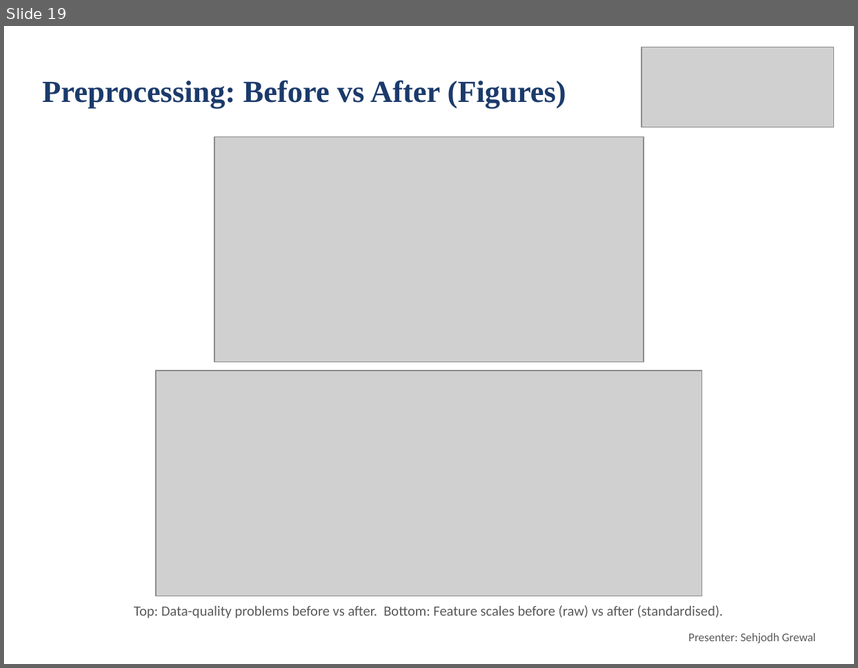
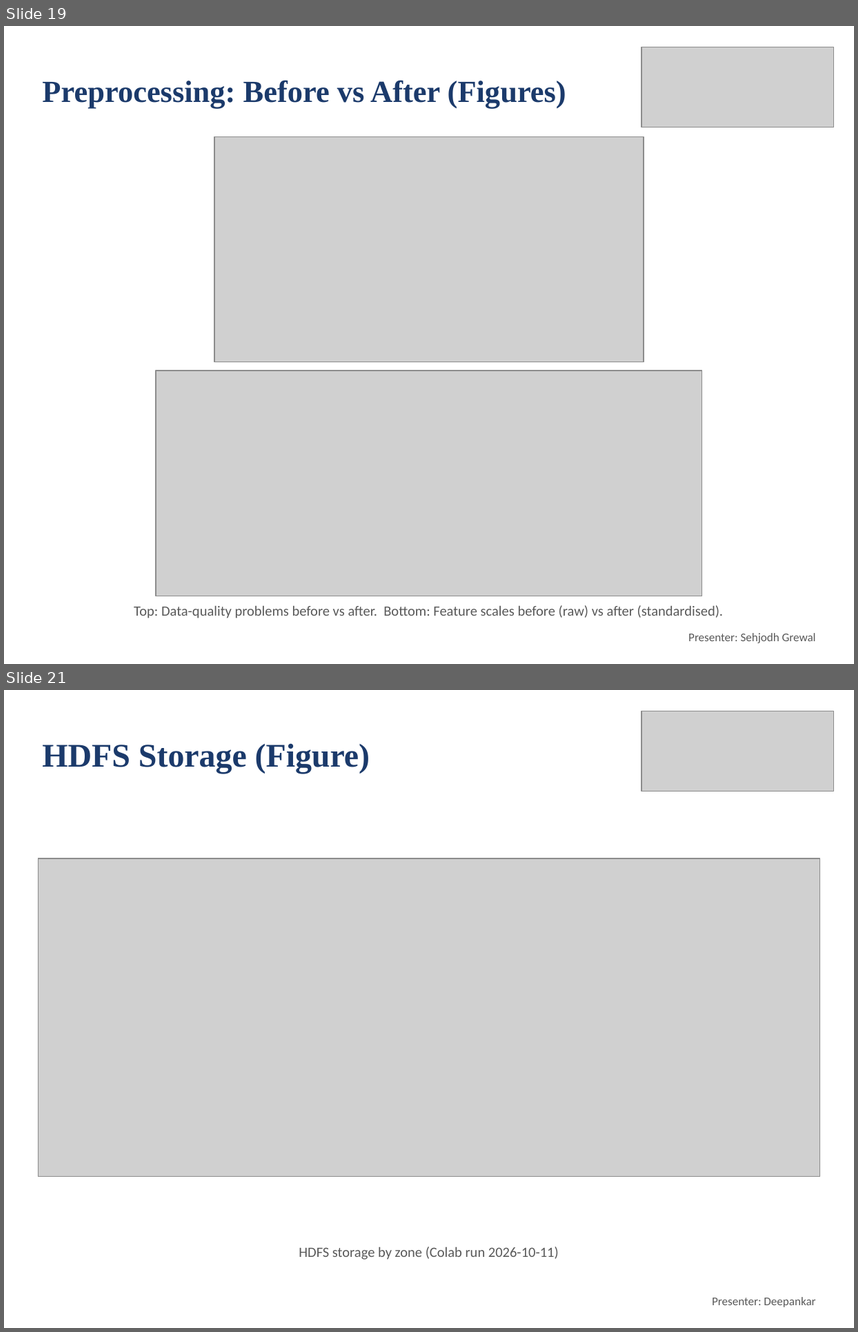
Before and after one commit to deepankarkumar1310/hadoop-ml-algorithm-, a slide deck: docs/Review2_Deck.pptx. Shown one above the other, each under a label of ours: slide 19 before the commit, slides 19 and 21 after it; the slides between them are not shown. The pictures are 858x668 and 858x1332 pixels, drawn with LibreOffice and Linux fonts; fonts in the diff are those of the drawing; grey boxes stand for pictures. Boxes give left, top, right and bottom in pixels: in the first picture for what was removed or moved away, otherwise in the second. Text is boxed around its words. In the diff, an @@ line names an element or a change of style, - is before the commit and + after.

Commit message:
One owner per slide, figure and notebook section; per-owner Colab checks

```diff
--- a/docs/Review2_Deck.pptx
+++ b/docs/Review2_Deck.pptx
@@ slide 21 added at bbox=[4, 690, 854, 1328], background #FFFFFF @@
@@ picture added at bbox=[642, 711, 833, 791] @@
@@ title added at bbox=[42, 743, 370, 773], 28 pt, text #1B3A6B, bold @@
+HDFS Storage (Figure)
@@ picture added at bbox=[38, 858, 820, 1176] @@
@@ text added at bbox=[299, 1246, 559, 1259], 12 pt, text #595959 @@
+HDFS storage by zone (Colab run 2026-10-11)
@@ text added at bbox=[712, 1297, 815, 1307], 10 pt, text #595959 @@
+Presenter: Deepankar
```
Also in this commit, not shown: 8 slides changed, 1 other slide added, 6 other files.
